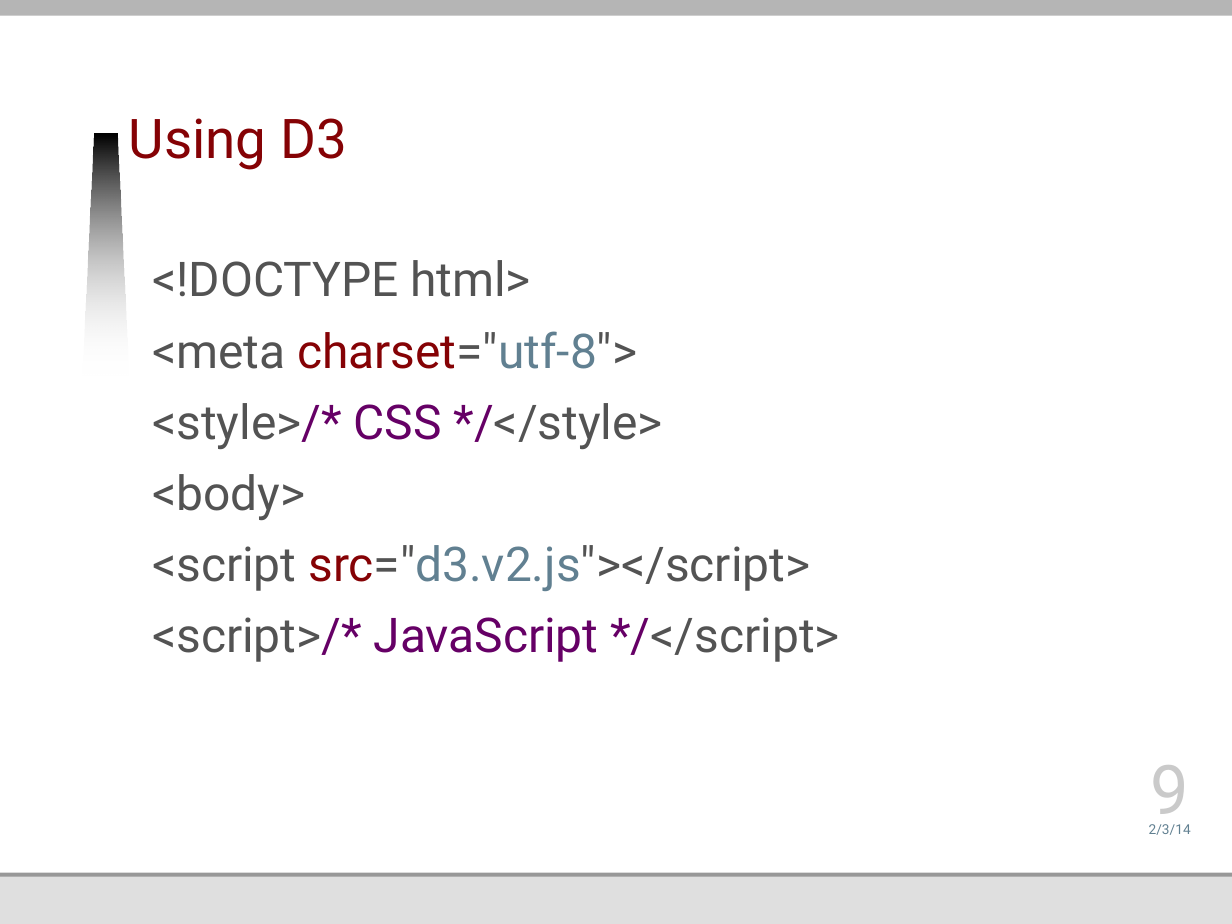
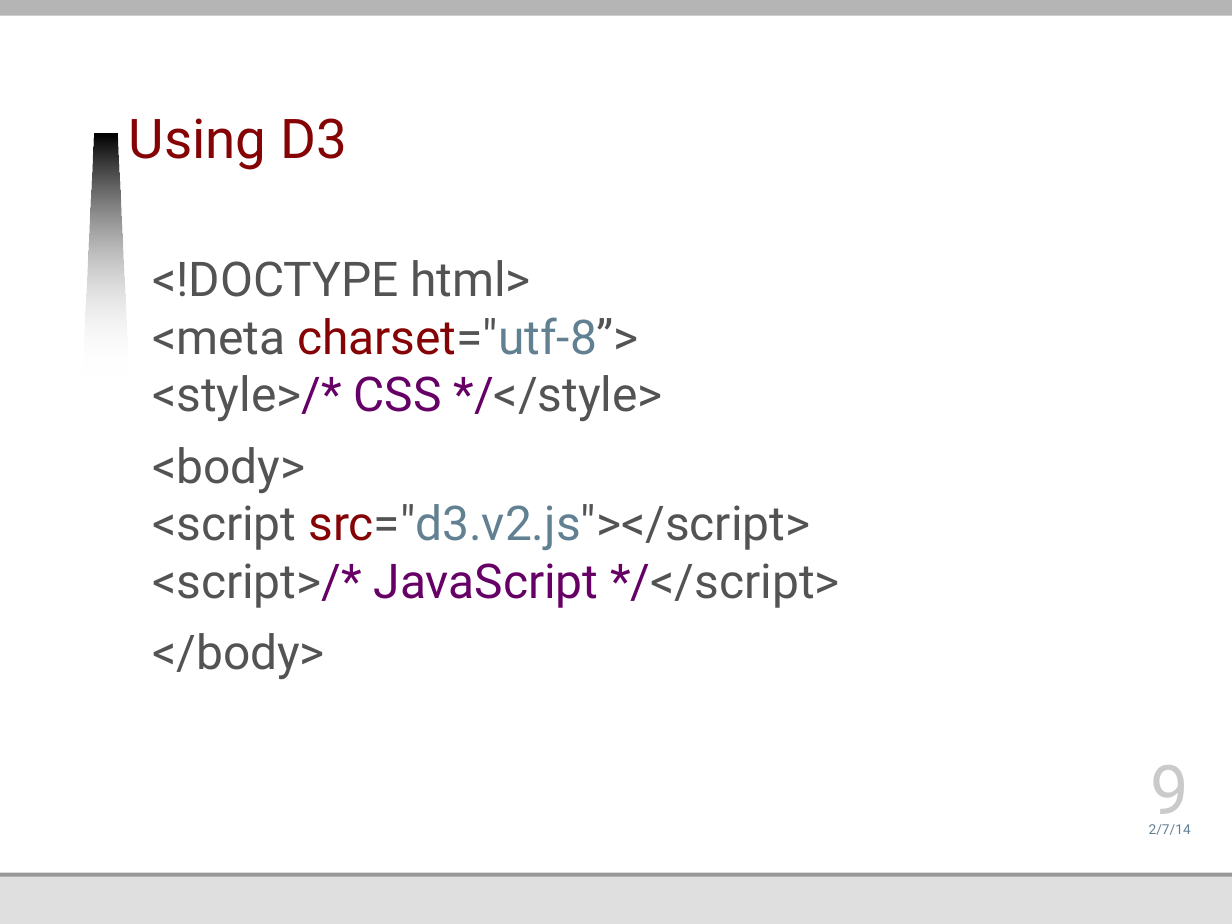
Before and after one commit to jmankoff/data, a slide deck: slide 9 of Lectures/Byte 3.pptx. Drawn at 1232x924 pixels with LibreOffice and Linux fonts; fonts in the diff are those of the drawing; background and template pictures are left out. Boxes give left, top, right and bottom in pixels: in the first picture for what was removed or moved away, otherwise in the second. Text is boxed around its words. In the diff, an @@ line names an element or a change of style, - is before the commit and + after.

```diff
--- a/Lectures/Byte 3.pptx
+++ b/Lectures/Byte 3.pptx
@@ text at bbox=[152, 260, 839, 679]: text changed @@
-<!DOCTYPE html>
-<meta charset="utf-8">
-<style>/* CSS */</style>
-<body>
-<script src="d3.v2.js"></script>
-<script>/* JavaScript */</script>
+<!DOCTYPE html>
+<meta charset="utf-8”>
+<style>/* CSS */</style>
+<body>
+<script src="d3.v2.js"></script>
+<script>/* JavaScript */</script>
+</body>
@@ text at bbox=[1149, 824, 1191, 835]: text changed @@
-2/3/14
+2/7/14
```
Also in this commit, not shown: 48 other slides changed, 1 other file.
